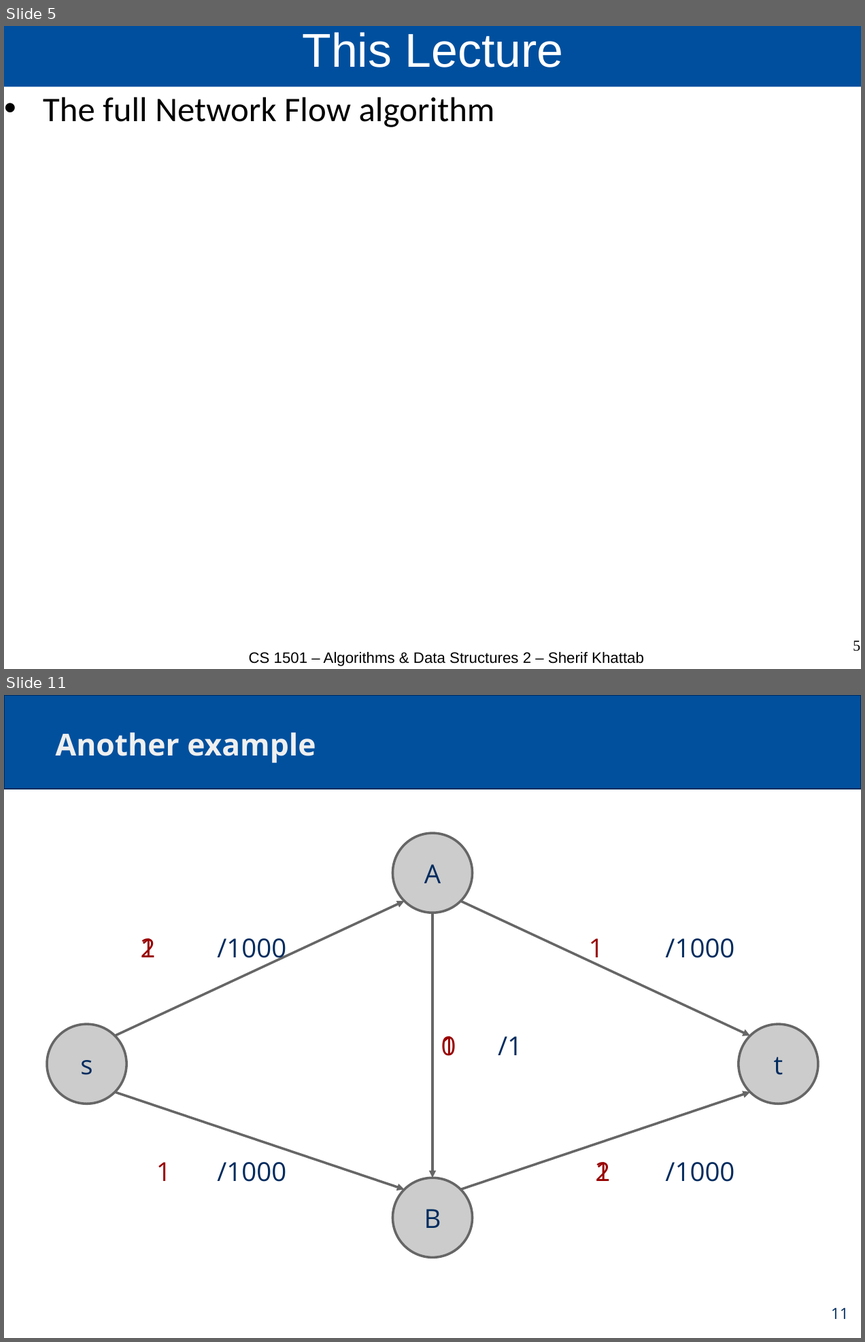
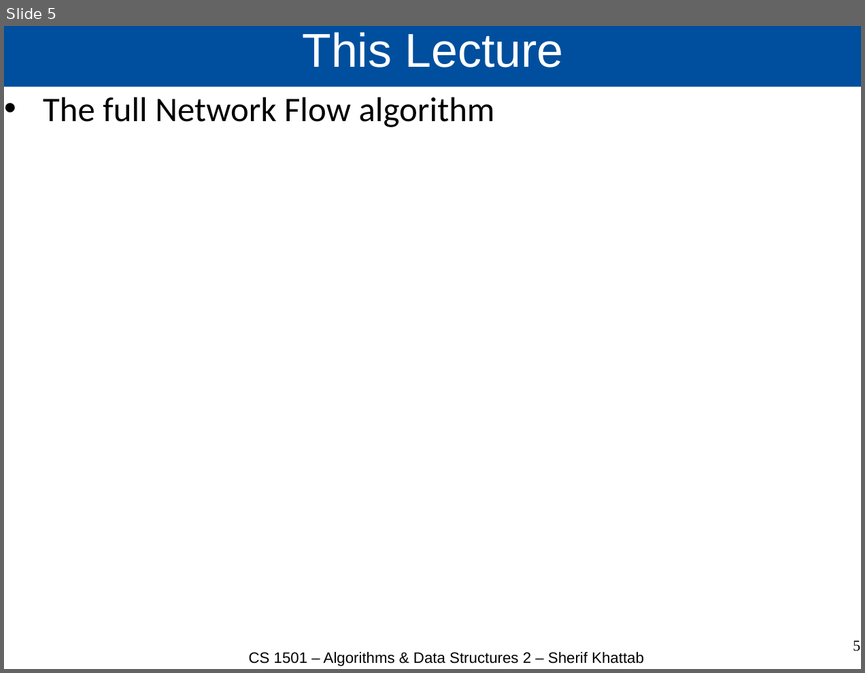
Before and after one commit to cs1501-2224/handouts, a slide deck: DraftSlides/Lecture22.pptx. Shown one above the other, each under a label of ours: slides 5 and 11 before the commit, slide 5 after it; the slides between them are not shown. The pictures are 865x1342 and 865x673 pixels, drawn with LibreOffice and Linux fonts; fonts in the diff are those of the drawing. Boxes give left, top, right and bottom in pixels: in the first picture for what was removed or moved away, otherwise in the second. Text is boxed around its words. In the diff, an @@ line names an element or a change of style, - is before the commit and + after.

```diff
--- a/DraftSlides/Lecture22.pptx
+++ b/DraftSlides/Lecture22.pptx
@@ slide 11 removed at [4, 695, 861, 1338], background #FFFFFF @@
@@ rectangle removed at [4, 695, 861, 789] @@
@@ title removed at [56, 732, 315, 763] @@
-Another example
@@ ellipse removed at [393, 834, 472, 913] @@
-A
@@ arrow removed from (116, 1036) to (405, 901) @@
@@ arrow removed from (432, 913) to (432, 1178) @@
@@ arrow removed from (460, 901) to (751, 1036) @@
@@ text removed at [141, 938, 156, 957] @@
-1
@@ text removed at [141, 938, 156, 957] @@
-2
@@ text removed at [217, 938, 286, 964] @@
-/1000
@@ text removed at [589, 938, 604, 964] @@
-1
@@ text removed at [665, 938, 734, 958] @@
-/1000
@@ ellipse removed at [47, 1024, 126, 1103] @@
-s
@@ text removed at [441, 1036, 456, 1056] @@
-/1
@@ text removed at [441, 1036, 456, 1056] @@
-0
@@ text removed at [498, 1036, 522, 1055] @@
-1
@@ ellipse removed at [738, 1024, 818, 1103] @@
-t
@@ arrow removed from (116, 1092) to (405, 1189) @@
@@ arrow removed from (460, 1189) to (751, 1092) @@
@@ text removed at [156, 1162, 171, 1181] @@
-1
@@ text removed at [217, 1162, 286, 1182] @@
-/1000
@@ text removed at [595, 1162, 610, 1181] @@
-1
@@ text removed at [595, 1162, 610, 1181] @@
-2
@@ text removed at [665, 1162, 734, 1182] @@
-/1000
@@ ellipse removed at [393, 1178, 472, 1257] @@
-B
@@ page number removed at [831, 1308, 849, 1319] @@
-11
```
Also in this commit, not shown: 1 slide changed, 14 other slides removed, 2 other files.
